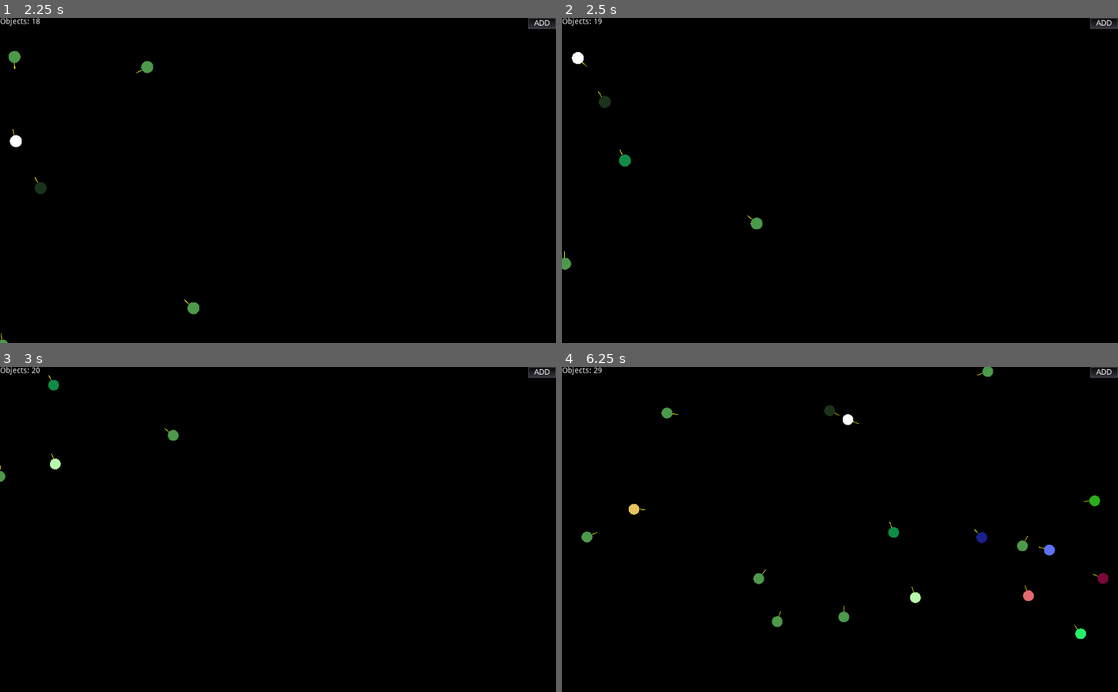
Above: before the commit, frames 1-4 (two rows, left to right).
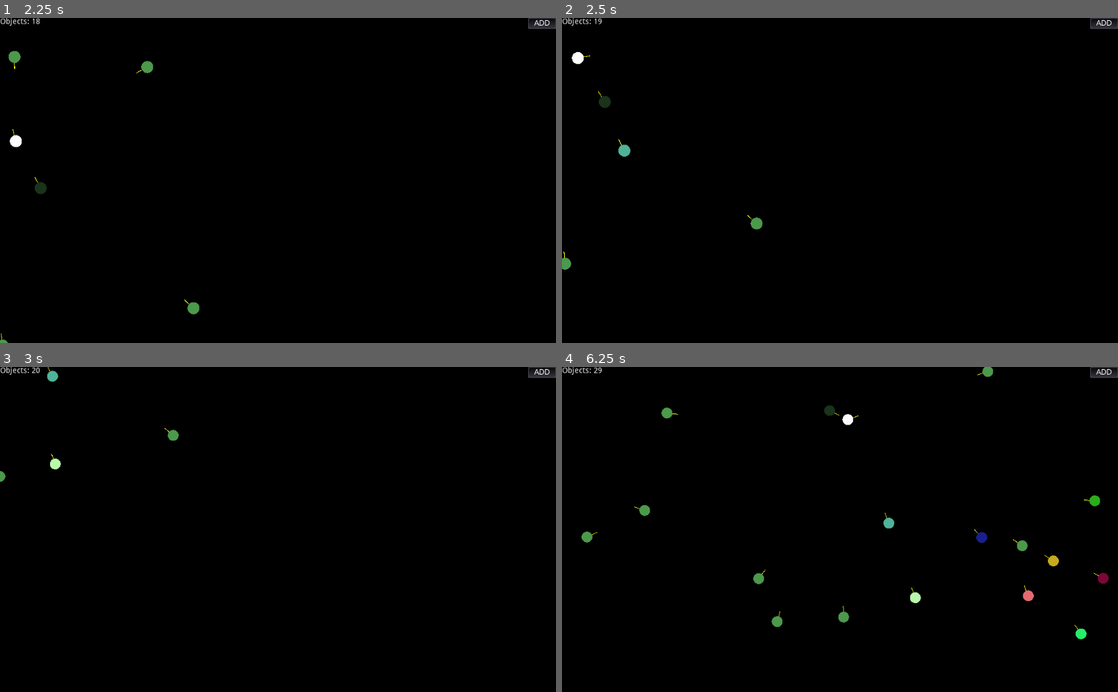
Above: after the commit, the same moments.

Repository: NuclearPhoenixx/n-body-problem
Game: Godot game, scene res://scenes/main.tscn
Two runs of this game, one before a commit and one after it. Both use one fixed random seed, a clock stepped at 60 frames per second and the inputs below.
Inputs (mouse positions are in pixels of both pictures, inside the frame that each line leads up to):
- Up to frame 1 (2.25 s): move the mouse to (278, 180) at 0.52 s; press the mouse at (278, 180) at 0.53 s; hold Right (ui_right) 0.53-1.25 s; release the mouse at (278, 180) at 1.25 s; click "ADD" at 1.25 s; move the mouse to (61, 222) at 2.02 s; hold Down (ui_down) from 2.03 s (still down); tap Mouse wheel up (camera_zin) at 2.1 s
- Up to frame 2 (2.5 s): keep holding Down (ui_down); click (623, 222) at 2.27 s; click (623, 222) at 2.3 s
- Up to frame 3 (3 s): click (61, 571) at 2.57 s; move the mouse to (194, 480) at 2.77 s; release Down (ui_down) at 2.78 s; hold Right (ui_right) from 2.78 s (still down); hold Mouse wheel down (camera_zout) from 2.78 s (still down)
- Up to frame 4 (6.25 s): click (756, 480) at 3.05 s; move the mouse to (617, 474) at 3.52 s; release Right (ui_right) at 3.53 s; release Mouse wheel down (camera_zout) at 3.53 s; hold Up (ui_up) 3.53-4.28 s; click (617, 474) at 3.6 s; click (617, 474) at 3.77 s; click (617, 474) at 4.07 s; move the mouse to (595, 662) at 4.27 s; hold Mouse wheel up (camera_zin) 4.28-5.03 s; hold Left (ui_left) 4.28-5.78 s; click (595, 662) at 4.52 s; click (595, 662) at 4.55 s; click (595, 662) at 4.82 s; move the mouse to (834, 386) at 5.02 s; tap Mouse wheel down (camera_zout) at 5.1 s; click (834, 386) at 5.27 s; click (834, 386) at 5.3 s; click (834, 386) at 5.57 s; move the mouse to (589, 614) at 5.77 s; press the mouse at (589, 614) at 5.78 s; hold Down (ui_down) from 5.78 s (still down)

Frame 1 is identical in both runs. In frame 2, 0.1% of the frame differs, in the area x 0-34%, y 11-73%; in frame 3, 0.1%; in frame 4, 0.4%, in the area x 4-99%, y 1-84%.

Commit message:
misc

Diff:
--- a/project.godot
+++ b/project.godot
@@ -18,6 +18,10 @@
 config/name="NewtonGravity"
 run/main_scene="res://scenes/main.tscn"
 config/icon="res://icon.png"
+
+[debug]
+
+gdscript/warnings/unused_argument=false
 
 [display]
 
--- a/src/gui/add_object.gd
+++ b/src/gui/add_object.gd
@@ -11,10 +11,11 @@
 		var r = rand_range(0,1)
 		var g = rand_range(0,1)
 		var b = rand_range(0,1)
-		var mass = rand_range(1e20,1e28)
+		var mass = rand_range(1e22,1e26)
+		var velocity = Vector2(rand_range(-400000,400000),rand_range(-400000,400000))
 
 		#spawn an object at the event location
-		main.spawn(position, Vector2(rand_range(-400000,400000),rand_range(-400000,400000)), 1e26, Color(r,g,b,1), 10)
+		main.spawn(position, velocity, mass, Color(r,g,b,1), 10)
 
 func _process(delta):
 	if pressed:
